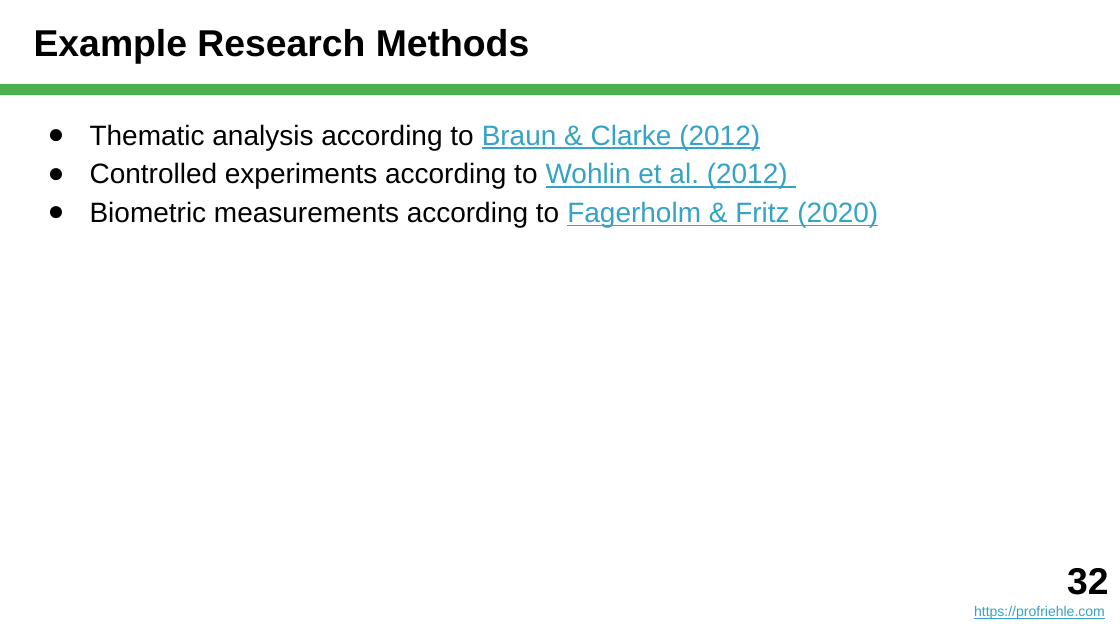
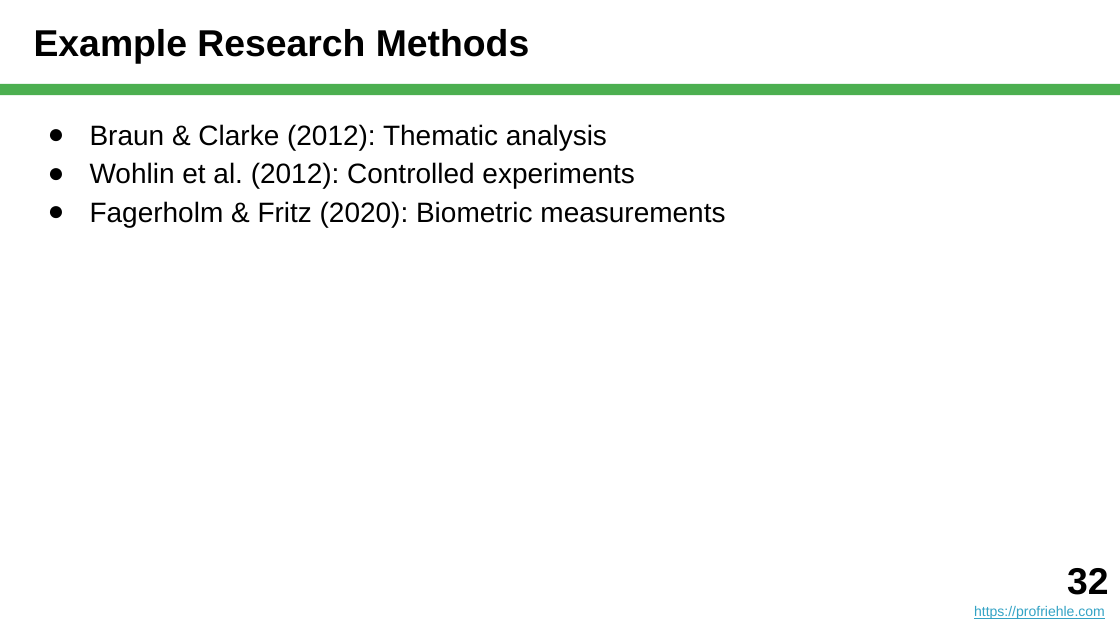
Before and after one commit to dirkriehle/nyt-course, a slide deck: slide 32 of Lecture slides/NYT B02 - Scientific Research.pptx. Drawn at 1120x630 pixels with LibreOffice and Linux fonts; fonts in the diff are those of the drawing. Boxes give left, top, right and bottom in pixels: in the first picture for what was removed or moved away, otherwise in the second. Text is boxed around its words. In the diff, an @@ line names an element or a change of style, - is before the commit and + after.

```diff
--- a/Lecture slides/NYT B02 - Scientific Research.pptx
+++ b/Lecture slides/NYT B02 - Scientific Research.pptx
@@ text at (90, 124, 725, 227): text changed @@
-● Thematic analysis according to Braun & Clarke (2012)
-● Controlled experiments according to Wohlin et al. (2012)
-● Biometric measurements according to Fagerholm & Fritz (2020)
+● Braun & Clarke (2012): Thematic analysis
+● Wohlin et al. (2012): Controlled experiments
+● Fagerholm & Fritz (2020): Biometric measurements
```
Also in this commit, not shown: 2 other slides changed, 29 other files.
